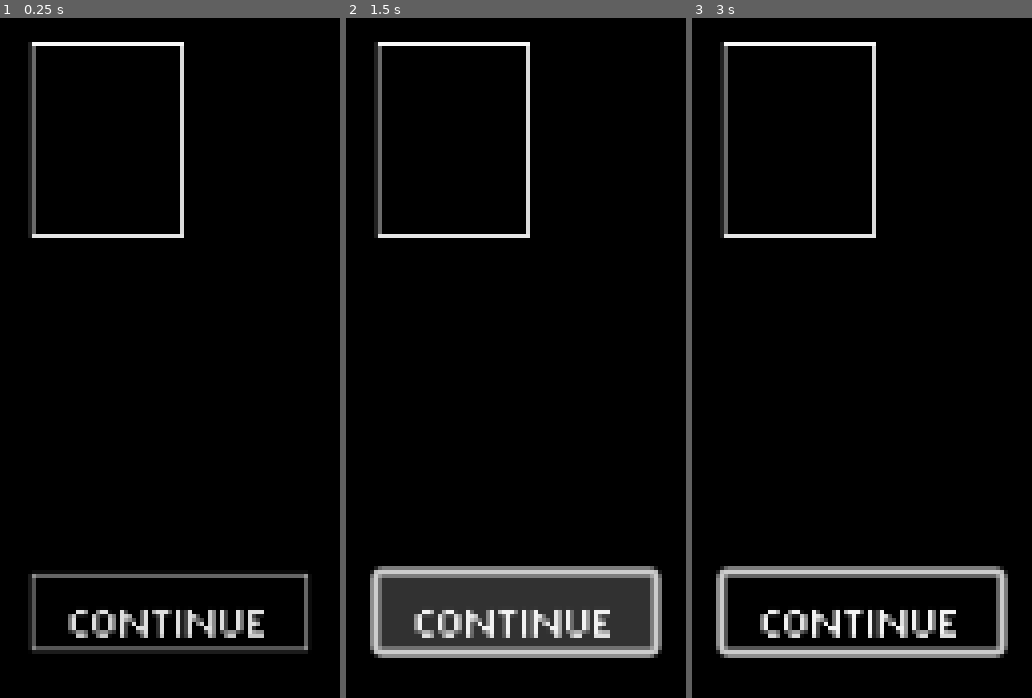
Above: before the commit, frames 1-3 (left to right).
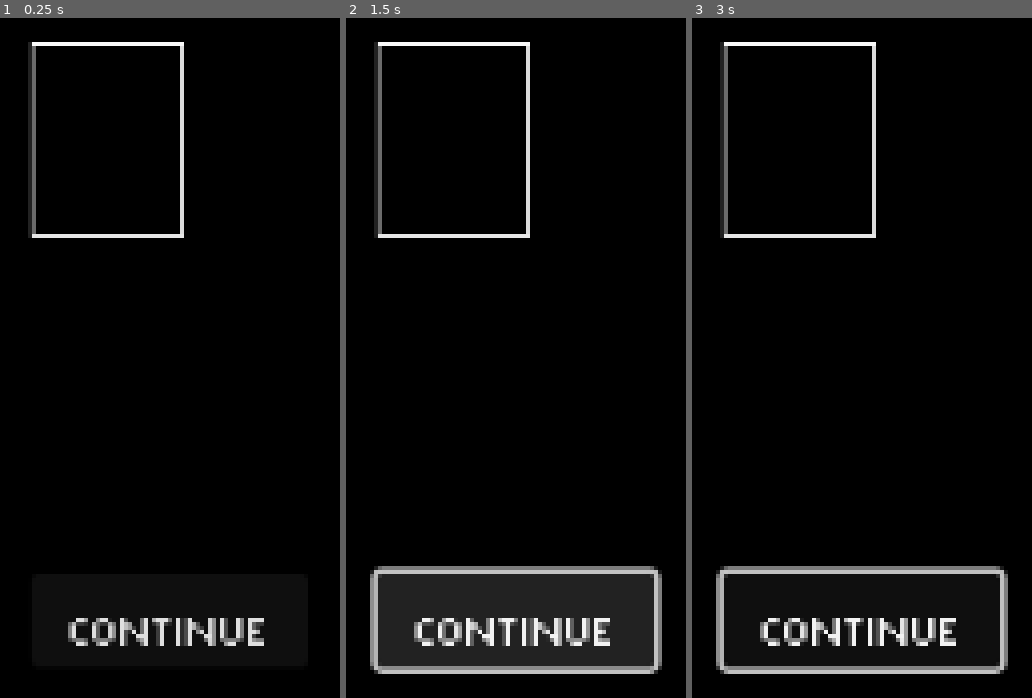
Above: after the commit, the same moments.

Repository: Tekknobot/Terrain
Game: Godot game, scene res://Prefabs/UpgradeWindow.tscn
Two runs of this game, one before a commit and one after it. Both use one fixed random seed, a clock stepped at 60 frames per second and the inputs below. This scene is started directly instead of the project's main scene. Sound files missing from this copy of the repository are replaced by a short silence.
Inputs (mouse positions are in pixels of both pictures, inside the frame that each line leads up to):
- Up to frame 1 (0.25 s): no input
- Up to frame 2 (1.5 s): click "Continue" at 0.5 s; click "Continue" at 1.25 s
- Up to frame 3 (3 s): click "Continue" at 2 s; tap Enter (ui_accept) at 2.75 s; move the mouse to (outside the picture) at 2.77 s; click (outside the picture) at 2.92 s

The runs differ from the first frame. In frame 1, 2.9% of the frame differs, in the area x 8-91%, y 81-93%; in frame 2, 5.8%, in the area x 7-93%, y 81-97%; in frame 3, 4.9%.
Error before the commit: Invalid assignment of property or key 'input_locked' with value of type 'bool' on a base object of type 'null instance'. (res://Scripts/RewardsUpgrades.gd:133)
Error after the commit: Invalid assignment of property or key 'input_locked' with value of type 'bool' on a base object of type 'null instance'. (res://Scripts/RewardsUpgrades.gd:128)

Commit message:
Upgrade enemies.

Diff:
--- a/Prefabs/UpgradeWindow.tscn
+++ b/Prefabs/UpgradeWindow.tscn
@@ -13,20 +13,6 @@
 expand_margin_top = 15.0
 expand_margin_right = 15.0
 expand_margin_bottom = 15.0
-
-[sub_resource type="StyleBoxFlat" id="StyleBoxFlat_nqpfk"]
-bg_color = Color(0.190762, 0.190762, 0.190762, 1)
-border_width_left = 1
-border_width_top = 1
-border_width_right = 1
-border_width_bottom = 1
-
-[sub_resource type="StyleBoxFlat" id="StyleBoxFlat_ohvv2"]
-bg_color = Color(0, 0, 0, 1)
-border_width_left = 1
-border_width_top = 1
-border_width_right = 1
-border_width_bottom = 1
 
 [node name="RewardUpgrade" type="CanvasLayer"]
 script = ExtResource("1_wd14e")
@@ -83,8 +69,6 @@
 offset_bottom = 204.0
 theme_override_fonts/font = ExtResource("1_gj83i")
 theme_override_font_sizes/font_size = 32
-theme_override_styles/hover = SubResource("StyleBoxFlat_nqpfk")
-theme_override_styles/normal = SubResource("StyleBoxFlat_ohvv2")
 text = "Continue"
 
 [connection signal="pressed" from="Control/ContinueButton" to="." method="_on_continue_button_pressed"]
--- a/Scripts/RewardsUpgrades.gd
+++ b/Scripts/RewardsUpgrades.gd
@@ -75,8 +75,6 @@
 		var options = upgrade_options.duplicate()
 		if unit.unit_type == "Melee":
 			options.erase("range_boost")
-		if unit.unit_type == "Ranged" or unit.unit_type == "Support":
-			options.erase("damage_boost")
 
 		options.shuffle()
 
@@ -112,18 +110,15 @@
 		GameData.max_enemy_units += 1
 		GameData.map_difficulty += 1
 
-func _apply_upgrade_to_unit(unit_id: int, upgrade: String):
+func _apply_upgrade_to_unit(unit_id: int, upgrade: String) -> void:
+	# 1) Apply the specified upgrade to the matching unit
 	for unit in get_tree().get_nodes_in_group("Units"):
 		if unit.unit_id == unit_id:
 			unit.apply_upgrade(upgrade)
-
-			# Ensure list
 			if not GameData.unit_upgrades.has(unit_id) or typeof(GameData.unit_upgrades[unit_id]) != TYPE_ARRAY:
 				GameData.unit_upgrades[unit_id] = []
-
 			GameData.unit_upgrades[unit_id].append(upgrade)
-			return
-
+			break
 
 func _on_continue_button_pressed() -> void:
 	GameData.in_upgrade_phase = false
--- a/Scripts/TileMap.gd
+++ b/Scripts/TileMap.gd
@@ -567,11 +567,12 @@
 		unit_instance.set_meta("scene_path", scene_to_spawn.resource_path)
 
 		# Re-apply any saved upgrades
+		add_child(unit_instance)
+
+		# 🔄 Re-apply any saved upgrades for player
 		for upg in GameData.get_upgrades(id):
 			if unit_instance.has_method("apply_upgrade"):
 				unit_instance.apply_upgrade(upg)
-
-		add_child(unit_instance)
 
 		# Flip the sprite for player units
 		if is_player:
@@ -583,6 +584,30 @@
 
 		used_tiles.append(spawn_tile)
 		print("Spawned unit ", unit_instance.name, " (ID=", id, ") at tile: ", spawn_tile)
+
+	_apply_enemy_upgrades_by_level(GameData.current_level)
+
+func _apply_enemy_upgrades_by_level(level: int) -> void:
+	var possible_upgrades := [
+		"hp_boost",
+		"damage_boost",
+		"range_boost",
+		"move_boost"
+	]
+
+	for unit in get_tree().get_nodes_in_group("Units"):
+		if not unit.is_player and unit.has_method("apply_upgrade") and is_instance_valid(unit):
+			var uid = unit.unit_id
+			# only give one upgrade per unit
+			if GameData.unit_upgrades.has(uid) and typeof(GameData.unit_upgrades[uid]) == TYPE_ARRAY and GameData.unit_upgrades[uid].size() > 0:
+				continue
+			# pick a single upgrade, but exclude range_boost from melee
+			var pool = possible_upgrades.duplicate()
+			if unit.unit_type == "Melee":
+				pool.erase("range_boost")
+			var upg = pool[randi() % pool.size()]
+
+			unit.apply_upgrade(upg)
 
 func get_random_valid_tile_in_zone(zone: Rect2i, used_tiles: Array[Vector2i]) -> Vector2i:
 	var tries := 100
Not shown: 1 places in Prefabs/UpgradeWindow.tscn that only renumber resources
